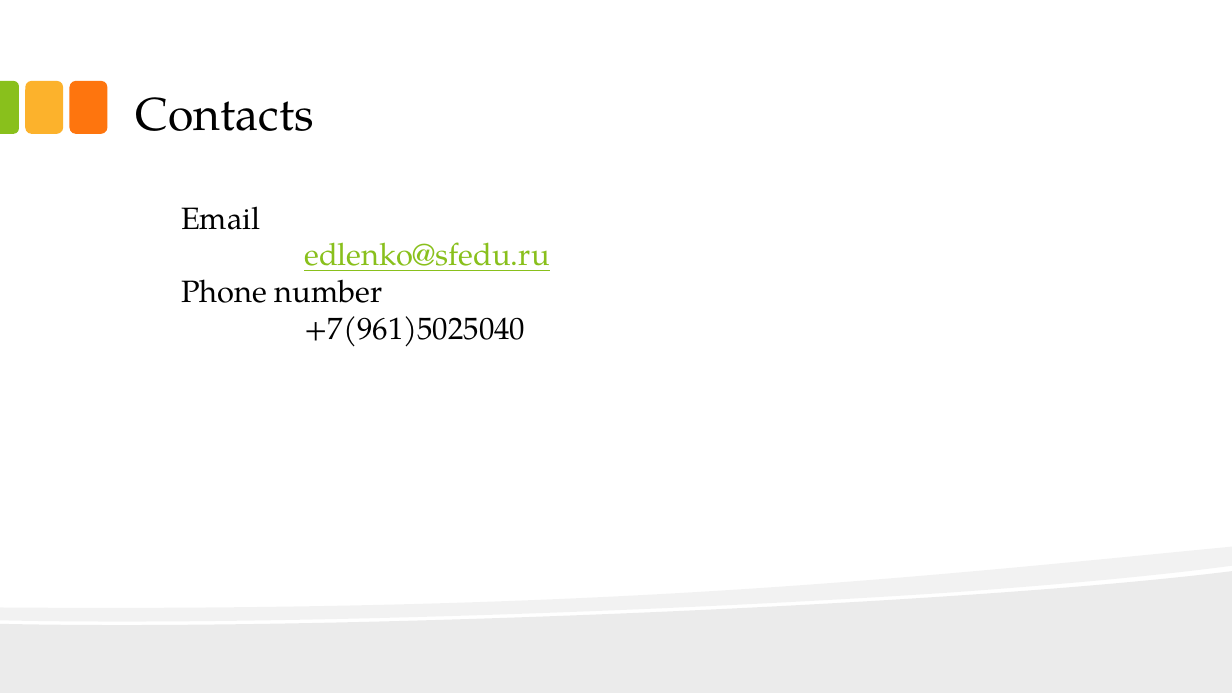
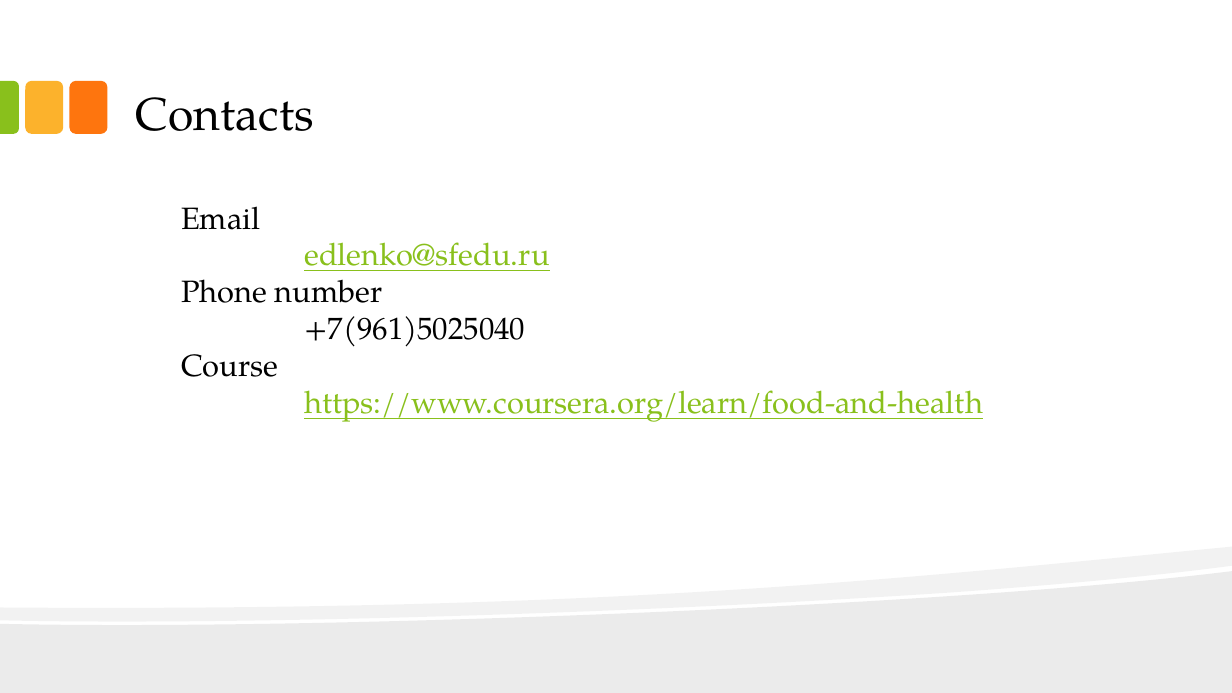
Before and after one commit to zadroshu/7_semestr, a slide deck: slide 10 of english/course/Stanford Introduction to Food and Health.pptx. Drawn at 1232x693 pixels with LibreOffice and Linux fonts; fonts in the diff are those of the drawing. Boxes give left, top, right and bottom in pixels: in the first picture for what was removed or moved away, otherwise in the second. Text is boxed around its words. In the diff, an @@ line names an element or a change of style, - is before the commit and + after.

```diff
--- a/english/course/Stanford Introduction to Food and Health.pptx
+++ b/english/course/Stanford Introduction to Food and Health.pptx
@@ text at (181, 354, 983, 422): paragraphs added @@
+Course
+https://www.coursera.org/learn/food-and-health
```
Also in this commit, not shown: 8 other files.
